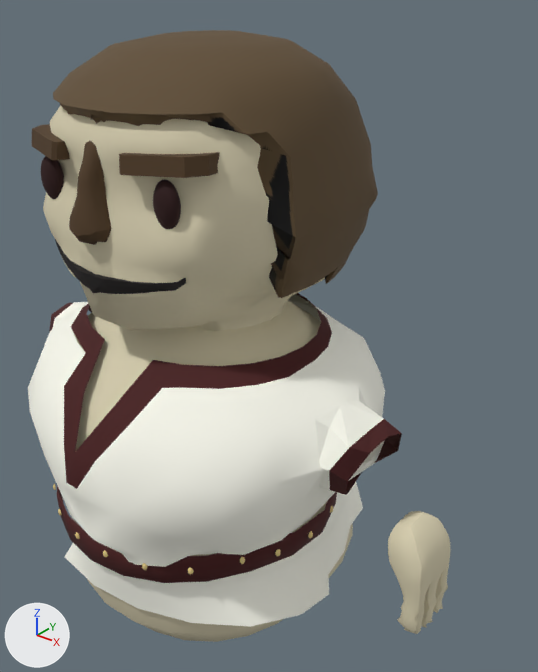
Before and after pictures for a commit that changed the FBX model Assets/Models/Player/Player_1.FBX.
Camera for both pictures: a 50 mm camera at (0.969, -1.034, 1.331) aimed at (0.107, 0.042, 0.663). Arrows for +X, +Y and +Z are at lower left; the lights stay in place. Where no turn or scale is listed for an object, it has been applied to the vertices.

Objects in the first picture: 'Body', 'Head', 'belt', 'bottom clothes', 'clothes', 'eye', 'eyebrown', 'hair', 'left_hand'.
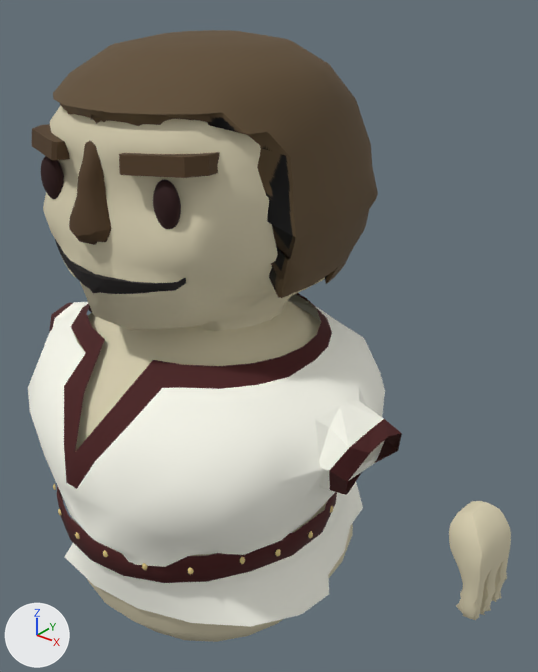
Location of each change, (x1, y1, x2, y2) in pixels of the pictures (538 x 672 px):
'left_hand', moved, turned: before (388, 511, 451, 634); after (449, 501, 511, 620)

Patch to the scene script:
```diff
--- a/Assets/Models/Player/Player_1.FBX.py
+++ b/Assets/Models/Player/Player_1.FBX.py
@@ ob_left_hand @@
 ob_left_hand.parent = ob_body
-ob_left_hand.location = (20.18, -0.568, 12.17)
+ob_left_hand.location = (23.0, 3.818, 11.79)
+ob_left_hand.rotation_euler = (0.00132, -0.0151, -0.174)  # degrees (0.1, -0.9, -10)
```
